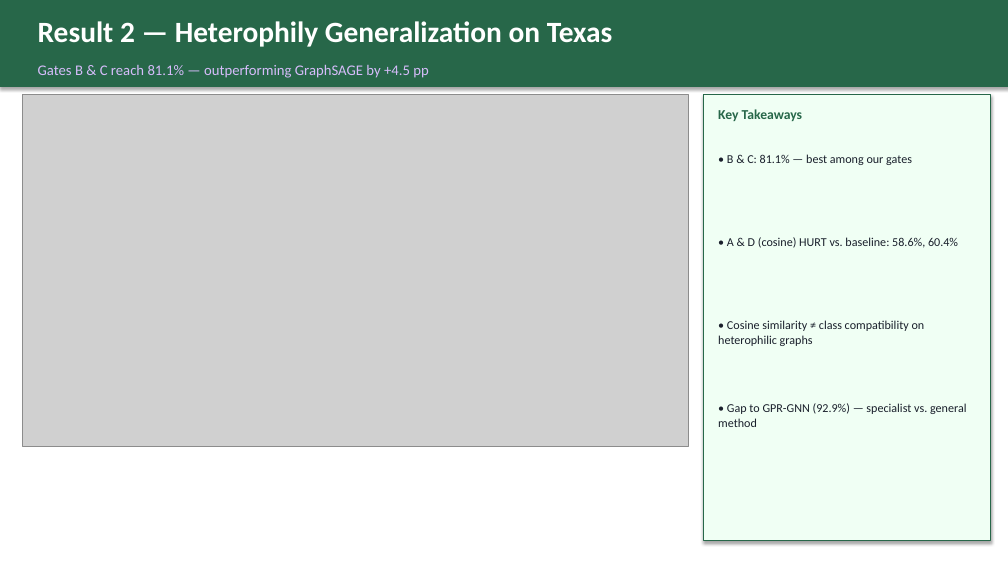
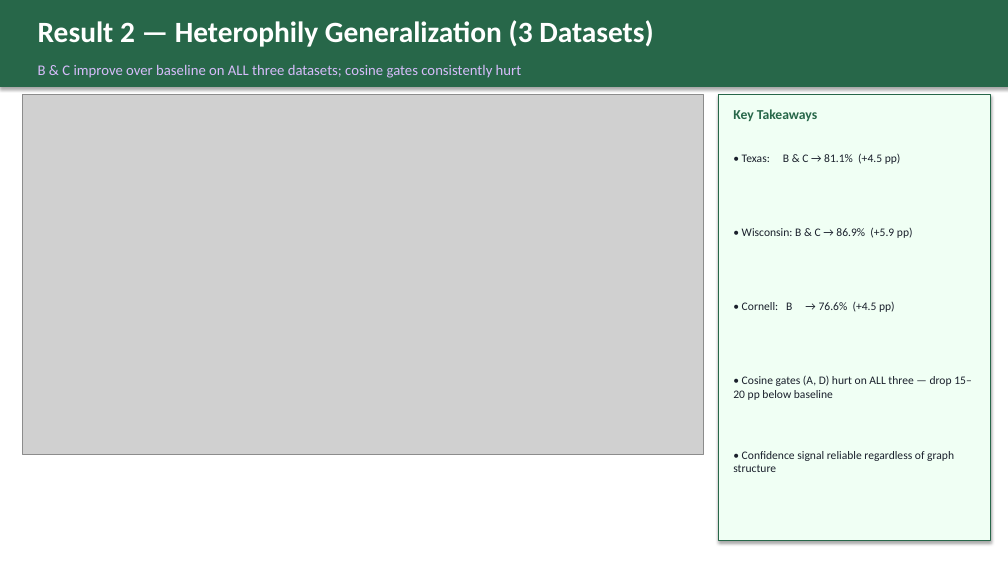
Before and after one commit to LuisMend12/STEM-GNN, a slide deck: slide 7 of slides/trust_gate_deck.pptx. Drawn at 1008x567 pixels with LibreOffice and Linux fonts; fonts in the diff are those of the drawing; grey boxes stand for pictures. Boxes give left, top, right and bottom in pixels: in the first picture for what was removed or moved away, otherwise in the second. Text is boxed around its words. In the diff, an @@ line names an element or a change of style, - is before the commit and + after.

```diff
--- a/slides/trust_gate_deck.pptx
+++ b/slides/trust_gate_deck.pptx
@@ text at [38,20,653,47]: text changed @@
-Result 2 — Heterophily Generalization on Texas
+Result 2 — Heterophily Generalization (3 Datasets)
@@ text at [38,65,521,78]: text changed @@
-Gates B & C reach 81.1% — outperforming GraphSAGE by +4.5 pp
+B & C improve over baseline on ALL three datasets; cosine gates consistently hurt
@@ picture: place and size @@
-picture at [23,95,688,446]
+picture at [23,95,703,455]
@@ rectangle: place and size @@
-rectangle at [703,95,991,541]
+rectangle at [718,95,991,541]
@@ text "Key Takeaways": place and size @@
-text "Key Takeaways" at [718,109,802,121]
+text "Key Takeaways" at [733,109,817,121]
@@ text at [742,153,901,164]: text changed; size 11.5 to 11 pt @@
-• B & C: 81.1% — best among our gates
+• Texas: B & C → 81.1% (+4.5 pp)
@@ text at [742,227,913,238]: text changed; size 11.5 to 11 pt @@
-• A & D (cosine) HURT vs. baseline: 58.6%, 60.4%
+• Wisconsin: B & C → 86.9% (+5.9 pp)
@@ text at [742,302,895,312]: text changed; size 11.5 to 11 pt @@
-• Cosine similarity ≠ class compatibility on heterophilic graphs
+• Cornell: B → 76.6% (+4.5 pp)
@@ text at [733,375,971,400]: text changed; size 11.5 to 11 pt @@
-• Gap to GPR-GNN (92.9%) — specialist vs. general method
+• Cosine gates (A, D) hurt on ALL three — drop 15–20 pp below baseline
@@ text added at [733,451,954,472], 11 pt, text #1A202C @@
+• Confidence signal reliable regardless of graph structure
```
Also in this commit, not shown: 1 other slide changed, 1 slide added, 1 slide removed, 4 other files.
